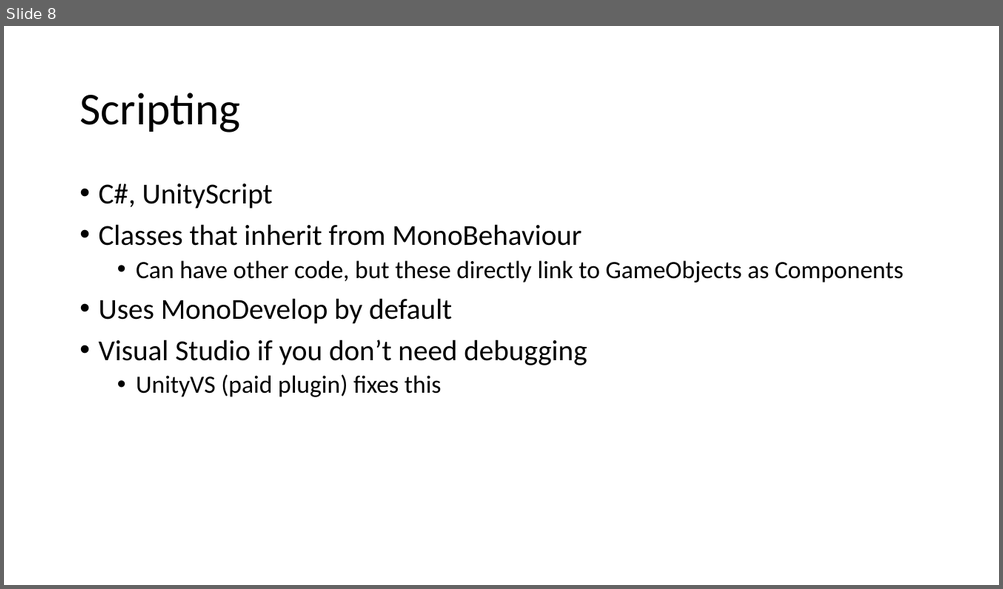
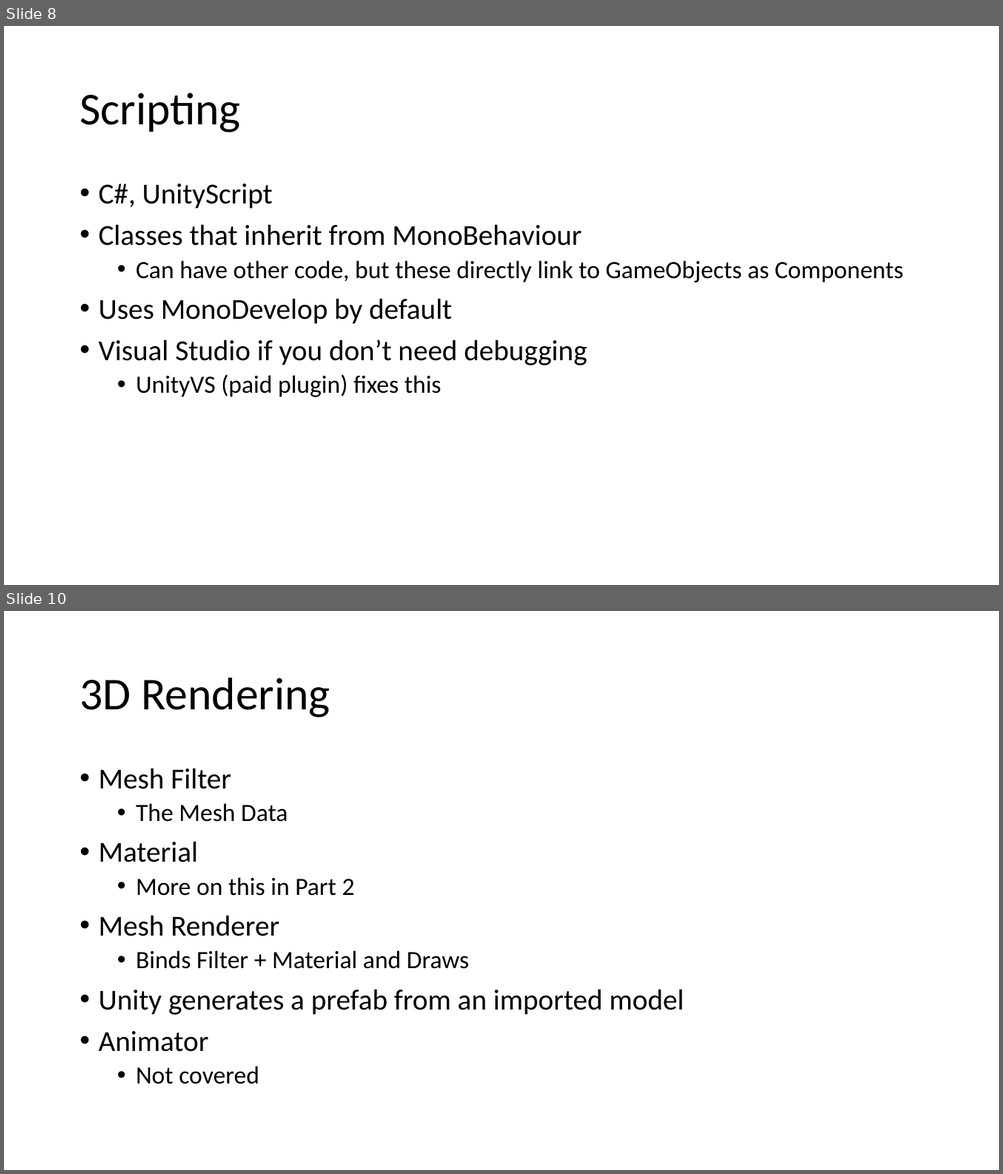
Before and after one commit to quandtm/UnitySTWorkshop, a slide deck: ST_Unity_101_Part1.pptx. Shown one above the other, each under a label of ours: slide 8 before the commit, slides 8 and 10 after it; the slides between them are not shown. The pictures are 1003x589 and 1003x1174 pixels, drawn with LibreOffice and Linux fonts; fonts in the diff are those of the drawing. Boxes give left, top, right and bottom in pixels: in the first picture for what was removed or moved away, otherwise in the second. Text is boxed around its words. In the diff, an @@ line names an element or a change of style, - is before the commit and + after.

Commit message:
Added 3D rendering, input etc

```diff
--- a/ST_Unity_101_Part1.pptx
+++ b/ST_Unity_101_Part1.pptx
@@ slide 10 added at (x1=4, y1=611, x2=999, y2=1170), background #FFFFFF @@
@@ title added at (x1=79, y1=678, x2=330, y2=718), 44 pt, text #000000 @@
+3D Rendering
@@ text added at (x1=99, y1=768, x2=684, y2=1085), 28 pt, text #000000 @@
+• Mesh Filter
+  • The Mesh Data
+• Material
+  • More on this in Part 2
+• Mesh Renderer
+  • Binds Filter + Material and Draws
+• Unity generates a prefab from an imported model
+• Animator
+  • Not covered
```
Also in this commit, not shown: 3 other slides added, 1 slide removed.
